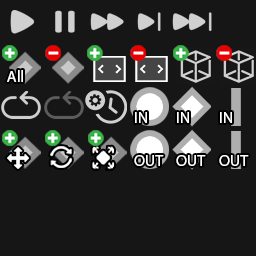
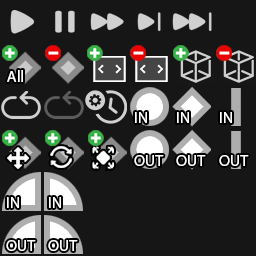
Before/after of a 256 × 256 layered artwork. What changed in the layer stack:
added group "InSlow" with 2 layers above "OutSlow" over left=2, top=172, right=41, bottom=211
added layer "IN" (7th of 10, in "InSlow") in group "InSlow" over left=7, top=197, right=19, bottom=208
added layer "slow" (1st of 4, in "InSlow") in group "InSlow" over left=2, top=172, right=41, bottom=211
added group "OutSlow" with 2 layers above "InFast" over left=2, top=215, right=41, bottom=254
added layer "IN" (8th of 10, in "OutSlow") in group "OutSlow" over left=6, top=240, right=36, bottom=251
added layer "slow" (2nd of 4, in "OutSlow") in group "OutSlow" over left=2, top=215, right=41, bottom=254
added group "InFast" with 2 layers above "OutFast" over left=44, top=172, right=83, bottom=211
added layer "IN" (9th of 10, in "InFast") in group "InFast" over left=49, top=197, right=61, bottom=208
added layer "slow" (3rd of 4, in "InFast") in group "InFast" over left=44, top=172, right=83, bottom=211
added group "OutFast" with 2 layers above "Layer 0" over left=44, top=215, right=83, bottom=254
added layer "IN" (10th of 10, in "OutFast") in group "OutFast" over left=48, top=240, right=78, bottom=251
added layer "slow" (4th of 4, in "OutFast") in group "OutFast" over left=44, top=215, right=83, bottom=254
